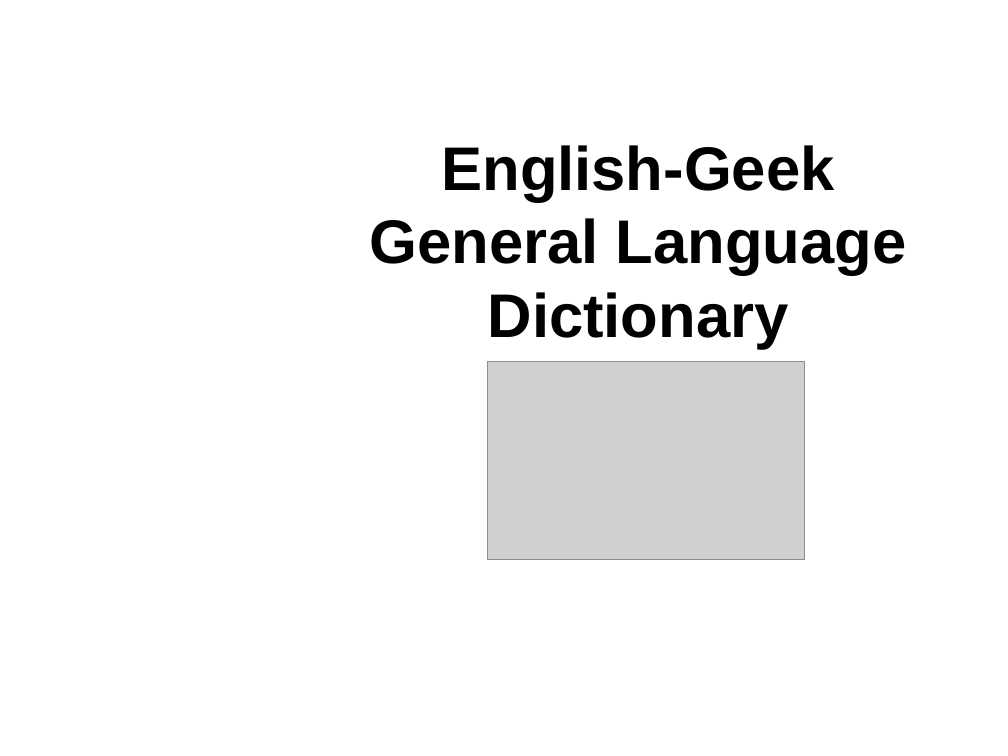
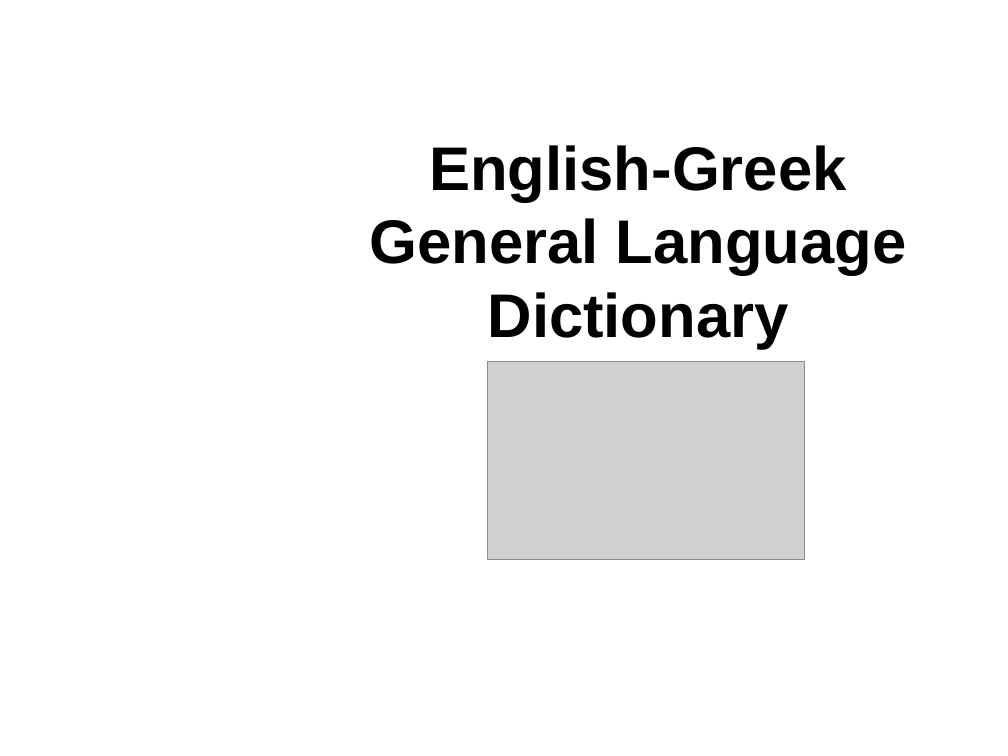
Before and after one commit to DARIAH-ERIC/lexicalresources, a slide deck: slide 1 of Events/LexMC2017/Resources/Participants' Ignite Talks/Maria Koutsombogera-Anna Vakalopoulou/VakalopoulouKoutsombogera_Igniter.ppt. Drawn at 1008x756 pixels with LibreOffice and Linux fonts; fonts in the diff are those of the drawing; grey boxes stand for pictures; background and template pictures are left out. Boxes give left, top, right and bottom in pixels: in the first picture for what was removed or moved away, otherwise in the second. Text is boxed around its words. In the diff, an @@ line names an element or a change of style, - is before the commit and + after.

```diff
--- a/Events/LexMC2017/Resources/Participants' Ignite Talks/Maria Koutsombogera-Anna Vakalopoulou/VakalopoulouKoutsombogera_Igniter.ppt
+++ b/Events/LexMC2017/Resources/Participants' Ignite Talks/Maria Koutsombogera-Anna Vakalopoulou/VakalopoulouKoutsombogera_Igniter.ppt
@@ title at (369, 145, 907, 349): text changed @@
-English-Geek General Language Dictionary
+English-Greek General Language Dictionary
```
Also in this commit, not shown: 3 other slides changed, 1 slide added, 1 slide removed.
